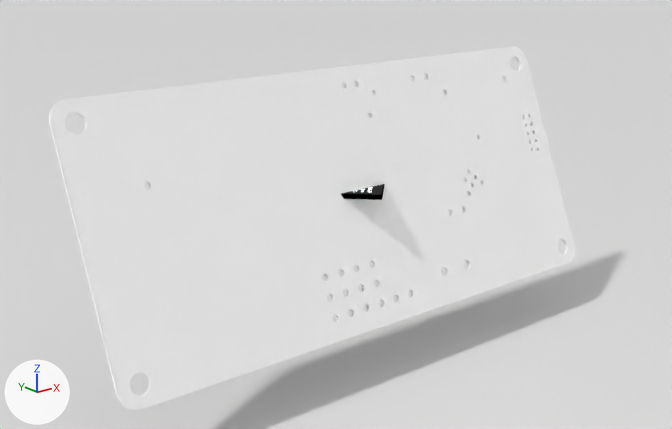
The Blender file PCBModel.blend as it was, and as the next commit left it.
Both versions are drawn from a camera (50 mm lens) standing at (-2.96, -3.5, 1.33) and looking at (0.01, 0.21, -0.16). The axes (+X, +Y, +Z) are drawn at lower left. The lights are the same throughout.

Names of what the first picture shows: 'ATSAMD21', 'Floor', 'PCB'.
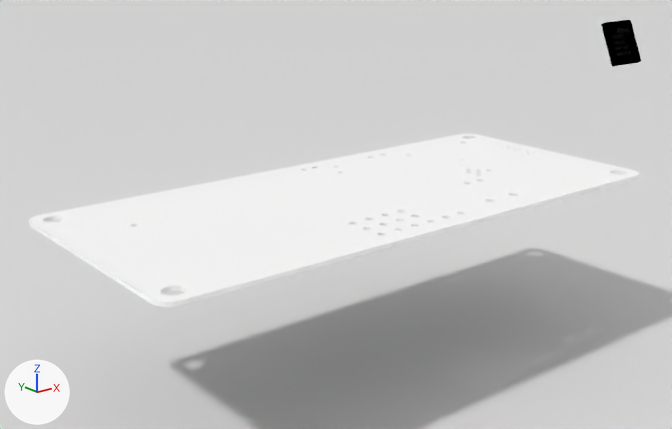
What changed in the scene script:
```text
Change mat_atsamd21material:
    mat_atsamd21material.strength: 3.0 -> 0.01
Change ob_pcb:
    ob_pcb.rotation_euler: (1.169, 0.0, 0.0) -> (0.0, 0.0, 0.0)  # degrees (67, 0, 0) -> degrees (0, 0, 0)
Change ob_atsamd21:
    ob_atsamd21.location: (0.02, 0.051, 0.019) -> (2.133, -0.003, 0.612)
    ob_atsamd21.rotation_euler: (0.0, 0.0, 0.785) -> (1.169, 0.0, 0.0)  # degrees (0, 0, 45) -> degrees (67, 0, 0)
```

Changed parts and their boxes [x1, y1, x2, y2] in the pictures (672 x 429 px):
'PCB', turned
    before: [49, 46, 575, 410]
    after: [29, 134, 639, 307]
'ATSAMD21', surface changed, moved, turned
    before: [341, 184, 384, 200]
    after: [601, 20, 641, 66]
